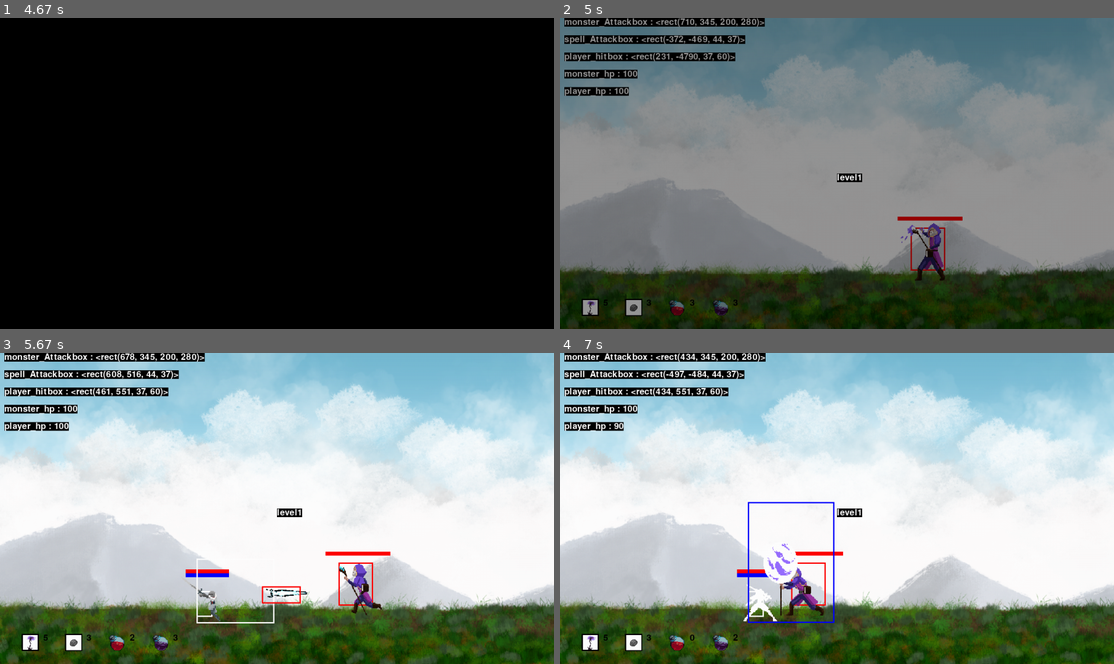
Above: before the commit, frames 1-4 (two rows, left to right).
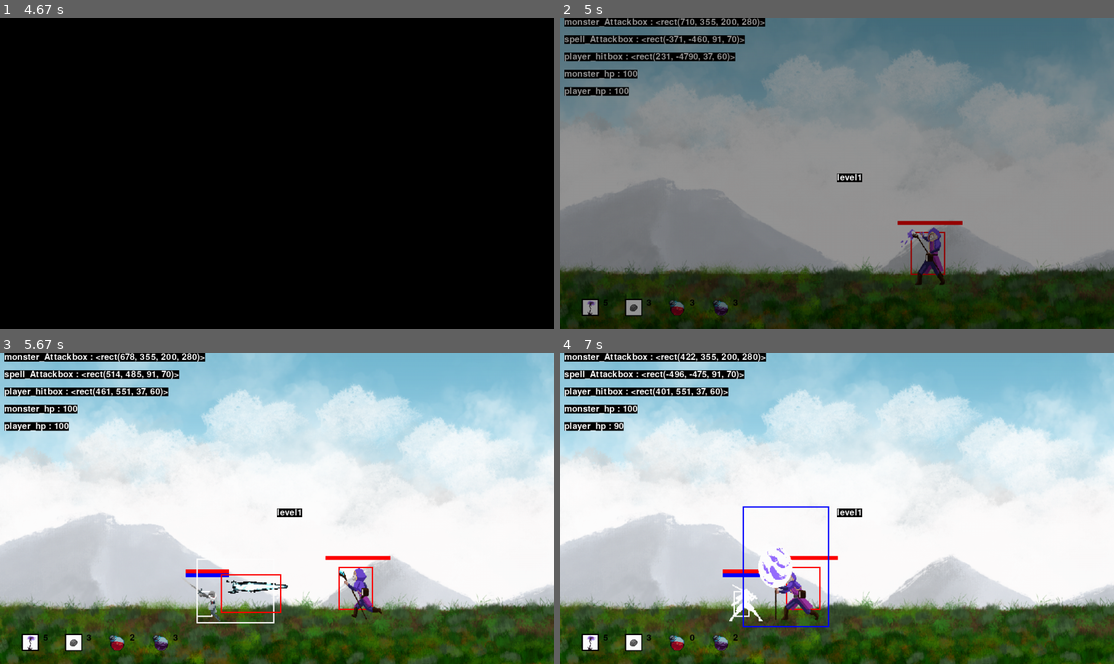
Above: after the commit, the same moments.

Repository: CSID-DGU/2022-1-OSSProj-GaCo-3
Game: pygame game, started from code/game.py
Same seed, same stepped clock (60 frames per second), same inputs: the game is played once before the commit and once after it.
Inputs (mouse positions are in pixels of both pictures, inside the frame that each line leads up to):
- Up to frame 1 (4.67 s): click (277, 173) at 0.38 s
- Up to frame 2 (5 s): tap Space at 4.9 s
- Up to frame 3 (5.67 s): tap S at 5.23 s; hold Left from 5.57 s (still down); tap Z at 5.63 s
- Up to frame 4 (7 s): tap Z at 5.93, 6.2, 6.5, 6.63, 6.93 s; release Left at 6.1 s; hold Left 6.13-6.53 s; hold Right from 6.57 s (still down); tap X at 6.72 s

Frame 1 is identical in both runs. In frame 2, 1.1% of the frame differs, in the area x 21-73%, y 0-86%; in frame 3, 1.8%; in frame 4, 3.1%, in the area x 18-52%, y 0-89%.

Commit message:
fix : abyss spell size & position modified

Diff:
--- a/code/AbyssSpell.py
+++ b/code/AbyssSpell.py
@@ -49,11 +49,12 @@
 
     def ON(self, target_pos, initial_pos):
         # 플레이어가 왼쪽에 있으면 왼쪽 화면 바깥까지, 오른쪽에 있으면 오른쪽 화면 바깥까지 공격
-        self.target_pos = -100 if initial_pos[0] - target_pos >= 0 else 2800
+        distance = initial_pos[0] - target_pos
+        self.target_pos = -100 if distance >= 0 else 2800
         self.isAttack = True
         self.SkillON = True
-        self.hitbox.center = initial_pos
-        self.hitbox.y = 500
+        self.hitbox.centerx = initial_pos[0] - 70 if distance >= 0 else initial_pos[0] + 70
+        self.hitbox.y = 460
 
     def animate(self, df):
         spr = self.spr[self.status]
--- a/code/settings.py
+++ b/code/settings.py
@@ -25,7 +25,7 @@
 
 # monster1 settings - abyss
 ABYSS_SIZE = (300, 300)
-ABYSS_COOR_ini = (700, 385)
+ABYSS_COOR_ini = (700, 395)
 ABYSS_IMG_INFO = {'idleL':{'idx':6, 'size': ABYSS_SIZE}, 'idleR':{'idx':6, 'size': ABYSS_SIZE},
                   'runL': {'idx': 8, 'size': ABYSS_SIZE}, 'runR': {'idx': 8, 'size': ABYSS_SIZE},
                   'attack1L': {'idx': 8, 'size': ABYSS_SIZE}, 'attack1R': {'idx': 8, 'size': ABYSS_SIZE},
@@ -54,7 +54,7 @@
                 'ending': {'background': 'image/map/background.png', 'floor': 'image/map/new_floor.png'}}
 
 # monster1 spell settings
-ABYSS_SPELL_SIZE = (100, 100)
+ABYSS_SPELL_SIZE = (150, 150)
 ABYSS_SPELL_INFO = {'spell': {'idx': 30, 'size': ABYSS_SPELL_SIZE}}
 
 # monster2 spell settings
